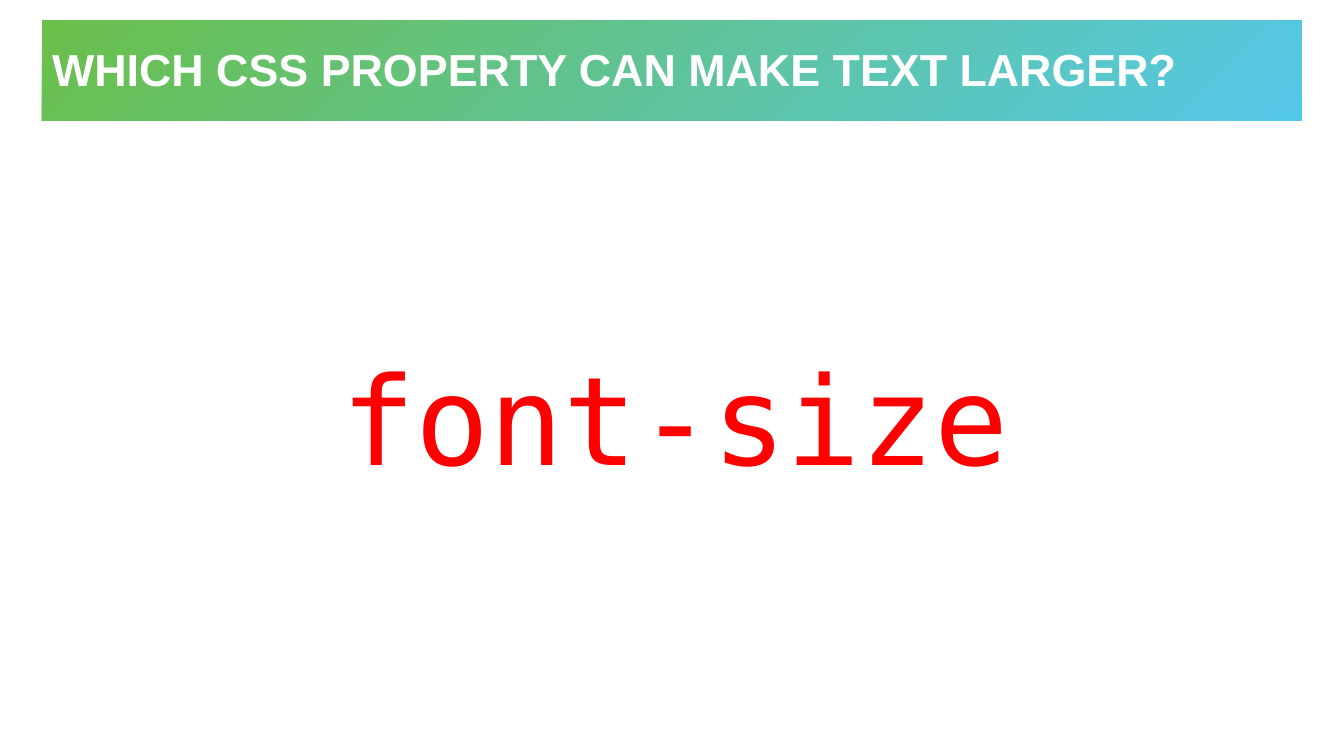
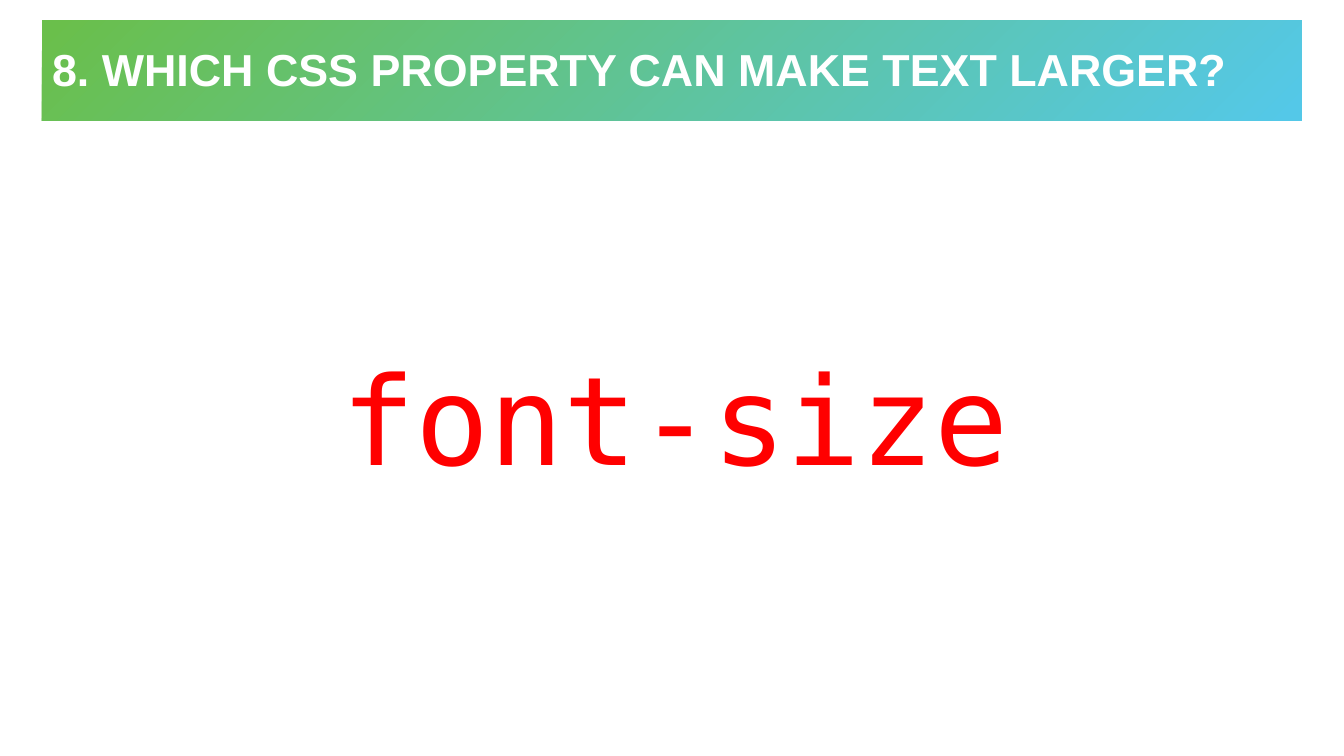
Before and after one commit to hytechclub/web-101, a slide deck: slide 10 of Week06/HtmlCssReviewActivity.pptx (slide 9 before the commit). Drawn at 1344x756 pixels with LibreOffice and Linux fonts; fonts in the diff are those of the drawing. Boxes give left, top, right and bottom in pixels: in the first picture for what was removed or moved away, otherwise in the second. Text is boxed around its words. In the diff, an @@ line names an element or a change of style, - is before the commit and + after.

```diff
--- a/Week06/HtmlCssReviewActivity.pptx
+++ b/Week06/HtmlCssReviewActivity.pptx
@@ title at box(52, 54, 1225, 87): text changed @@
-WHICH CSS PROPERTY CAN MAKE TEXT LARGER?
+8. WHICH CSS PROPERTY CAN MAKE TEXT LARGER?
```
Also in this commit, not shown: 12 other slides changed, 1 slide added.
